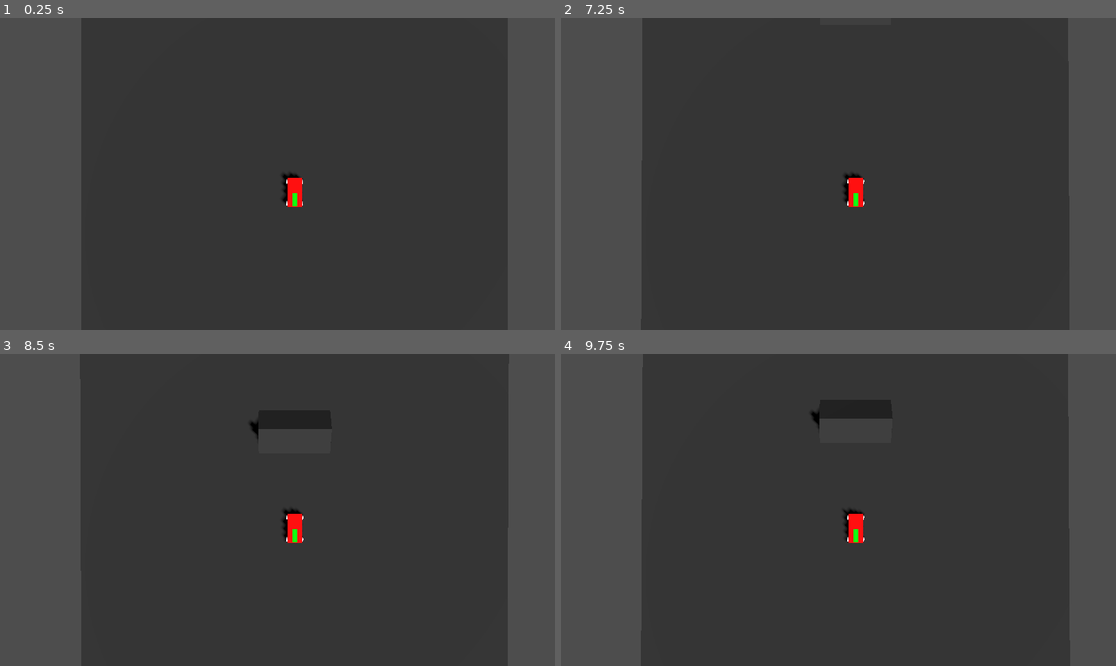
Above: before the commit, frames 1-4 (two rows, left to right).
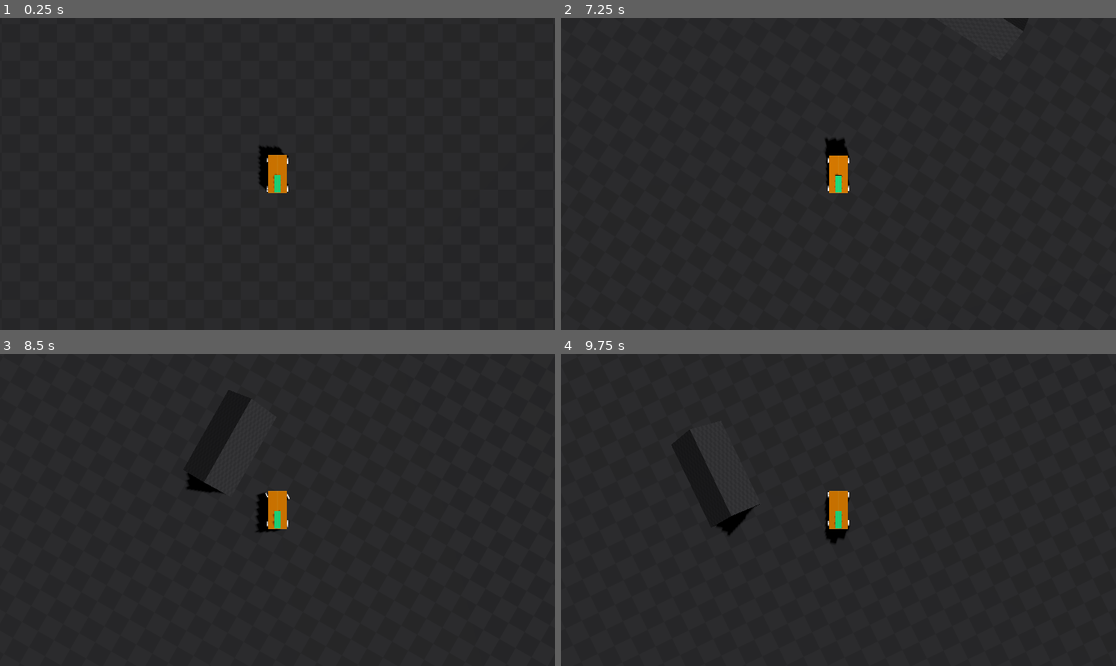
Above: after the commit, the same moments.

Repository: Blueturret/Kart_Drifting_Game
Game: Godot game, scene res://Scenes/main.tscn
Two runs of this game, one before a commit and one after it. Both use one fixed random seed, a clock stepped at 60 frames per second and the inputs below.
Inputs:
- Up to frame 1 (0.25 s): no input
- Up to frame 2 (7.25 s): hold D (TurnRight, bound only after the commit) 0.53-1.28 s; hold Space (Drift, bound only after the commit) 0.53-1.28 s; tap Enter at 1.25, 3.5, 5.75 s; hold A (TurnLeft, bound only after the commit) 1.28-2.03 s; tap S (Decelerate) at 1.35, 5.85 s; tap Space (Drift, bound only after the commit) at 1.55, 2, 2.85, 3.8, 4.35, 5, 6.05, 6.5 s; hold D (TurnRight, bound only after the commit) 2.03-2.78 s; hold Space (Drift, bound only after the commit) 2.03-2.78 s; hold W (Accelerate) 2.78-3.53 s; hold S (Decelerate) 3.53-4.28 s; hold A (TurnLeft, bound only after the commit) 3.53-5.78 s; hold Space (Drift, bound only after the commit) 5.03-5.78 s; hold D (TurnRight, bound only after the commit) 5.78-6.53 s; hold W (Accelerate) from 6.53 s (still down); hold Space (Drift, bound only after the commit) from 6.53 s (still down)
- Up to frame 3 (8.5 s): release W (Accelerate) at 7.28 s; release Space (Drift, bound only after the commit) at 7.28 s; hold D (TurnRight, bound only after the commit) 7.28-8.03 s; tap Space (Drift, bound only after the commit) at 7.35, 8.3 s; hold A (TurnLeft, bound only after the commit) from 8.03 s (still down); hold S (Decelerate) from 8.03 s (still down)
- Up to frame 4 (9.75 s): release S (Decelerate) at 8.78 s; tap Space (Drift, bound only after the commit) at 8.85 s; release A (TurnLeft, bound only after the commit) at 9.53 s; hold W (Accelerate) from 9.53 s (still down); hold Space (Drift, bound only after the commit) from 9.53 s (still down)

The runs differ from the first frame. In frame 1, 24% of the frame differs, in the area x 0-100%, y 0-100%; in frame 2, 24%; in frame 3, 26%; in frame 4, 26%.

Commit message:
Added steering and drifting to kart

Diff:
--- a/(TEMP) Debug Materials/Green.tres
+++ b/(TEMP) Debug Materials/Green.tres
@@ -1,4 +1,8 @@
 [gd_resource type="StandardMaterial3D" format=3 uid="uid://isbdqotqp8ok"]
 
+[ext_resource type="Texture2D" uid="uid://mt4tamwukpi3" path="res://(TEMP) Debug Materials/Textures/texture_02.png" id="1_uxomn"]
+
 [resource]
-albedo_color = Color(0, 1, 0, 1)
+albedo_color = Color(0.6, 0.6, 0.6, 1)
+albedo_texture = ExtResource("1_uxomn")
+metallic_specular = 0.0
--- a/(TEMP) Debug Materials/Grey.tres
+++ b/(TEMP) Debug Materials/Grey.tres
@@ -1,4 +1,9 @@
 [gd_resource type="StandardMaterial3D" format=3 uid="uid://d2ssb20fodra3"]
 
+[ext_resource type="Texture2D" uid="uid://bke03lrj25bwp" path="res://(TEMP) Debug Materials/Textures/texture_08.png" id="1_t4mjh"]
+
 [resource]
-albedo_color = Color(0.11764706, 0.11764706, 0.11764706, 1)
+albedo_color = Color(0.5211409, 0.52114046, 0.5211405, 1)
+albedo_texture = ExtResource("1_t4mjh")
+metallic_specular = 0.0
+uv1_scale = Vector3(15, 15, 15)
--- a/(TEMP) Debug Materials/Red.tres
+++ b/(TEMP) Debug Materials/Red.tres
@@ -1,4 +1,8 @@
 [gd_resource type="StandardMaterial3D" format=3 uid="uid://svybax08fit0"]
 
+[ext_resource type="Texture2D" uid="uid://cg5b0skaxyig5" path="res://(TEMP) Debug Materials/Textures/orange_02.png" id="1_7ihqc"]
+
 [resource]
-albedo_color = Color(1, 0, 0, 1)
+albedo_color = Color(0.5, 0.5, 0.5, 1)
+albedo_texture = ExtResource("1_7ihqc")
+metallic_specular = 0.0
--- /dev/null
+++ b/Scenes/FollowPlayer.gd
@@ -0,0 +1,16 @@
+extends Camera3D
+
+@export var offset := 40.0
+@export var moveSpeed := 1.5
+@export var rotationSpeed := 1.5
+@onready var kart: RigidBody3D = $"../Kart"
+
+# Called every frame. 'delta' is the elapsed time since the previous frame.
+func _process(delta: float) -> void:
+
+	global_position = global_transform.origin.move_toward(Vector3(
+			kart.global_position.x,
+			kart.global_position.y + offset,
+			kart.global_position.z), delta * moveSpeed)
+
+	global_rotation.y = rotate_toward(global_rotation.y, kart.global_rotation.y + deg_to_rad(180), delta * rotationSpeed)
--- a/Scenes/main.tscn
+++ b/Scenes/main.tscn
@@ -1,16 +1,17 @@
 [gd_scene format=3 uid="uid://ch5cqdsptxbaf"]
 
 [ext_resource type="Material" uid="uid://d2ssb20fodra3" path="res://(TEMP) Debug Materials/Grey.tres" id="1_8gbba"]
+[ext_resource type="Script" uid="uid://ds8jkuw3utkt0" path="res://Scenes/FollowPlayer.gd" id="1_21xkr"]
 [ext_resource type="Material" uid="uid://svybax08fit0" path="res://(TEMP) Debug Materials/Red.tres" id="1_bo1nx"]
 [ext_resource type="Material" uid="uid://isbdqotqp8ok" path="res://(TEMP) Debug Materials/Green.tres" id="2_8gbba"]
 [ext_resource type="Script" uid="uid://bj6w3v8rej6jv" path="res://Scripts/CarSuspension.gd" id="2_jjvhh"]
 [ext_resource type="Script" uid="uid://bukwtw131aj45" path="res://Scripts/wheel.gd" id="5_kry3j"]
 
 [sub_resource type="PlaneMesh" id="PlaneMesh_7u77a"]
-size = Vector2(60, 120)
+size = Vector2(120, 120)
 
 [sub_resource type="BoxShape3D" id="BoxShape3D_jjvhh"]
-size = Vector3(60, 0.3, 120)
+size = Vector3(120, 0.3, 120)
 
 [sub_resource type="PrismMesh" id="PrismMesh_kry3j"]
 size = Vector3(12, 3.5, 10)
@@ -19,7 +20,7 @@
 data = PackedVector3Array(0, 1.75, 5, 6, -1.75, 5, -6, -1.75, 5, 0, 1.75, -5, -6, -1.75, -5, 6, -1.75, -5, 0, 1.75, 5,  …(230 unchanged characters)…
 
 [sub_resource type="Curve" id="Curve_kry3j"]
-_data = [Vector2(0, 0.3), 0.0, 0.0, 0, 0, Vector2(0.3, 0.90000004), 0.0, 0.0, 0, 0, Vector2(0.6, 0.8), 0.0, 0.0, 0, 0, Vector2(1, 0.1), 0.0, 0.0, 0, 0]
+_data = [Vector2(0, 0.2), 0.0, 0.0, 0, 0, Vector2(0.4, 0.90000004), 0.0, 0.0, 0, 0, Vector2(0.7, 0.8), 0.0, 0.0, 0, 0, Vector2(1, 0.1), 0.0, 0.0, 0, 0]
 point_count = 4
 metadata/_snap_enabled = true
 
@@ -32,12 +33,25 @@
 [sub_resource type="BoxShape3D" id="BoxShape3D_7u77a"]
 size = Vector3(2, 0.5, 4)
 
+[sub_resource type="Curve" id="Curve_21xkr"]
+_data = [Vector2(0, 0.9999999), 0.0, 0.0, 0, 0, Vector2(0.5, 0.85), 0.0, 0.0, 0, 0, Vector2(1, 0.1), 0.0, 0.0, 0, 0]
+point_count = 3
+metadata/_snap_count = 20
+metadata/_snap_enabled = true
+
 [sub_resource type="CylinderMesh" id="CylinderMesh_jjvhh"]
 top_radius = 0.4
 bottom_radius = 0.4
 height = 0.15
 
 [node name="Main" type="Node3D" unique_id=759719230]
+
+[node name="Camera3D" type="Camera3D" parent="." unique_id=1901270284]
+transform = Transform3D(-1, 8.742278e-08, 3.821371e-15, 0, -4.371139e-08, 1, 8.742278e-08, 1, 4.371139e-08, 3.3881318e-21, 38.636124, -1.6333152e-06)
+fov = 45.0
+script = ExtResource("1_21xkr")
+moveSpeed = 28.0
+rotationSpeed = 3.0
 
 [node name="DirectionalLight3D" type="DirectionalLight3D" parent="." unique_id=761540082]
 transform = Transform3D(-0.67421114, 0.42148158, -0.6064592, 0.060712084, 0.850012, 0.52325314, 0.73603904, 0.31596366, -0.5986765, -17.210289, 27.903875, -37.222466)
@@ -73,14 +87,11 @@
 [node name="Kart" type="RigidBody3D" parent="." unique_id=1636508589 node_paths=PackedStringArray("wheels")]
 transform = Transform3D(1, 0, 0, 0, 1, 0, 0, 0, 1, 0, 1.2702271, 0)
 mass = 50.0
+linear_damp_mode = 1
 script = ExtResource("2_jjvhh")
 wheels = [NodePath("WheelFL"), NodePath("WheelRL"), NodePath("WheelFR"), NodePath("WheelRR")]
-acceleration = 1000.0
+acceleration = 3000.0
 accelerationCurve = SubResource("Curve_kry3j")
-
-[node name="Camera3D" type="Camera3D" parent="Kart" unique_id=1901270284]
-transform = Transform3D(-1, 8.742278e-08, 0, 3.821371e-15, 4.371139e-08, 1, 8.742278e-08, 1, -4.371139e-08, 2.3784528, 51.939354, 2.4879253)
-fov = 45.0
 
 [node name="Car Placeholder" type="MeshInstance3D" parent="Kart" unique_id=1411333018]
 material_override = ExtResource("1_bo1nx")
@@ -100,6 +111,8 @@
 script = ExtResource("5_kry3j")
 springStrength = 4700.0
 springDamping = 110.0
+overExtend = 0.08
+gripCurve = SubResource("Curve_21xkr")
 
 [node name="Wheel" type="MeshInstance3D" parent="Kart/WheelFL" unique_id=1726434588]
 transform = Transform3D(-4.371139e-08, 1, 0, -1, -4.371139e-08, 0, 0, 0, 1, 0, -0.5, 0)
@@ -111,6 +124,8 @@
 script = ExtResource("5_kry3j")
 springStrength = 4700.0
 springDamping = 110.0
+overExtend = 0.08
+gripCurve = SubResource("Curve_21xkr")
 
 [node name="Wheel" type="MeshInstance3D" parent="Kart/WheelFR" unique_id=959280416]
 transform = Transform3D(-4.371139e-08, 1, 0, -1, -4.371139e-08, 0, 0, 0, 1, 0, -0.5, 0)
@@ -122,7 +137,9 @@
 script = ExtResource("5_kry3j")
 springStrength = 4700.0
 springDamping = 110.0
+overExtend = 0.08
 isMotor = true
+gripCurve = SubResource("Curve_21xkr")
 
 [node name="Wheel" type="MeshInstance3D" parent="Kart/WheelRL" unique_id=610838754]
 transform = Transform3D(-4.371139e-08, 1, 0, -1, -4.371139e-08, 0, 0, 0, 1, 0, -0.5, 0)
@@ -134,7 +151,9 @@
 script = ExtResource("5_kry3j")
 springStrength = 4700.0
 springDamping = 110.0
+overExtend = 0.08
 isMotor = true
+gripCurve = SubResource("Curve_21xkr")
 
 [node name="Wheel" type="MeshInstance3D" parent="Kart/WheelRR" unique_id=1928537455]
 transform = Transform3D(-4.371139e-08, 1, 0, -1, -4.371139e-08, 0, 0, 0, 1, 0, -0.5, 0)
--- a/Scripts/CarSuspension.gd
+++ b/Scripts/CarSuspension.gd
@@ -7,12 +7,19 @@
 @export_category("Car Properties")
 @export var acceleration := 600.0
 @export var accelerationCurve : Curve
-@export var deceleration := 200.0
 @export var maxSpeed := 20.0
+@export var tireTurnSpeed := 2.0
+@export var tireMaxRotation := 25.0
+
 var motorInput := 0
+var isDrifting := false
+var isSlipping := false
 
 # Input detection
 func _unhandled_input(event: InputEvent) -> void:
+
+	if(event.is_action_pressed("Drift")): isDrifting = true ; isSlipping = true
+	elif(event.is_action_released("Drift")): isDrifting = false
 
 	if(event.is_action_pressed("Accelerate")): motorInput = 1
 	elif(event.is_action_released("Accelerate")): motorInput = 0
@@ -22,15 +29,17 @@
 
 func _physics_process(delta: float) -> void:
 
-	var isGrounded := false
+	BasicSteeringRotation(delta)
 
 	# Suspension and acceleration calculation for each while every physics frame
+	var isGrounded := false
 	for wheel in wheels:
 
-		if(wheel.is_colliding()): isGrounded = true
+		if(wheel.is_colliding()): isGrounded = true # Ground check
 		wheel.force_raycast_update()
 		DoSingleWheelSuspension(wheel)
 		DoSingleWheelAcceleration(wheel)
+		DoSingleWheelTraction(wheel)
 
 	# Prevent flipping by lowering center of mass when not grounded
 	if (isGrounded): center_of_mass = Vector3.ZERO
@@ -41,13 +50,59 @@
 func _get_point_velocity(point: Vector3) -> Vector3:
 	return linear_velocity + angular_velocity.cross(point - global_position)
 
+func BasicSteeringRotation(delta: float) -> void:
+
+	var turnInput = Input.get_axis("TurnRight", "TurnLeft") * tireTurnSpeed
+
+	if turnInput:
+
+		$WheelFL.rotation.y = clampf($WheelFL.rotation.y + turnInput * delta,
+			deg_to_rad(-tireMaxRotation), deg_to_rad(tireMaxRotation))
+		$WheelFR.rotation.y = clampf($WheelFL.rotation.y + turnInput * delta,
+			deg_to_rad(-tireMaxRotation), deg_to_rad(tireMaxRotation))
+	else:
+
+		$WheelFL.rotation.y = move_toward($WheelFL.rotation.y, 0, tireTurnSpeed * delta)
+		$WheelFR.rotation.y = move_toward($WheelFL.rotation.y, 0, tireTurnSpeed * delta)
+
+func DoSingleWheelTraction(ray: RaycastWheel) -> void:
+
+	if(not ray.is_colliding()): return
+
+	# Handle turning
+	var sideDirection := ray.global_basis.x
+	var tireVelocity := _get_point_velocity(ray.wheel.global_position)
+	var steeringVelocityX := sideDirection.dot(tireVelocity)
+
+	var gripFactor := absf(steeringVelocityX / tireVelocity.length())
+	var xTraction := ray.gripCurve.sample_baked(gripFactor)
+
+	# Handle slipping
+	if not isDrifting and gripFactor < 0.2: isSlipping = false
+
+	# Handle drifting
+	if isDrifting: xTraction = 0.08
+	elif isSlipping: xTraction = 0.1
+
+	var gravity : float = ProjectSettings.get_setting("physics/3d/default_gravity")
+	var xForce := -global_basis.x * steeringVelocityX * xTraction * ((mass * gravity)/4)
+
+	# Traction
+	var forwardVelocity := -ray.global_basis.z.dot(tireVelocity)
+	var zTraction := 0.05
+	var zForce := global_basis.z * forwardVelocity * zTraction * ((mass * gravity)/4)
+
+	var forcePosition := ray.wheel.global_position - global_position
+	apply_force(xForce, forcePosition)
+	apply_force(zForce, forcePosition)
+
 func DoSingleWheelAcceleration(ray: RaycastWheel) -> void:
 
 	var forward := ray.global_basis.z
 	var velocity := forward.dot(linear_velocity)
 
 	# Wheels rotation
-	ray.wheel.rotate_x(-velocity * get_process_delta_time() * 2 * PI * ray.wheelRadius)
+	ray.wheel.rotate_x((-velocity * get_process_delta_time()) / ray.wheelRadius)
 
 	if(ray.is_colliding() and ray.isMotor):
 
@@ -61,9 +116,6 @@
 		# Apply forces
 		if(motorInput):
 			apply_force(forceVector, forceOffset)
-		elif abs(velocity) > 0.05: # Deceleration when not pressing keys
-			forceVector = -global_basis.z * deceleration * signf(velocity)
-			apply_force(forceVector, forceOffset)
 
 func DoSingleWheelSuspension(ray: RaycastWheel) -> void:
 
@@ -75,7 +127,7 @@
 		# Formula variables
 		var contact := ray.get_collision_point()
 		var springUpDir := ray.global_transform.basis.y
-		var springLength := ray.global_position.distance_to(contact) - ray.wheelRadius
+		var springLength := maxf(0.0, ray.global_position.distance_to(contact) - ray.wheelRadius)
 		var offset := ray.restDistance - springLength
 
 		# Move wheel model
--- a/Scripts/wheel.gd
+++ b/Scripts/wheel.gd
@@ -14,3 +14,5 @@
 
 @onready var wheel : Node3D = get_child(0)
 @export var wheelRadius := 0.4
+
+@export var gripCurve : Curve
--- a/project.godot
+++ b/project.godot
@@ -33,6 +33,23 @@
 , Object(InputEventKey,"resource_local_to_scene":false,"resource_name":"","device":-1,"window_id":0,"alt_pressed":false …(186 unchanged characters)…
 ]
 }
+TurnRight={
+"deadzone": 0.2,
+"events": [Object(InputEventKey,"resource_local_to_scene":false,"resource_name":"","device":-1,"window_id":0,"alt_pressed":false,"shift_pressed":false,"ctrl_pressed":false,"meta_pressed":false,"pressed":false,"keycode":0,"physical_keycode":68,"key_label":0,"unicode":100,"location":0,"echo":false,"script":null)
+, Object(InputEventKey,"resource_local_to_scene":false,"resource_name":"","device":-1,"window_id":0,"alt_pressed":false,"shift_pressed":false,"ctrl_pressed":false,"meta_pressed":false,"pressed":false,"keycode":0,"physical_keycode":4194321,"key_label":0,"unicode":0,"location":0,"echo":false,"script":null)
+]
+}
+TurnLeft={
+"deadzone": 0.2,
+"events": [Object(InputEventKey,"resource_local_to_scene":false,"resource_name":"","device":-1,"window_id":0,"alt_pressed":false,"shift_pressed":false,"ctrl_pressed":false,"meta_pressed":false,"pressed":false,"keycode":0,"physical_keycode":65,"key_label":0,"unicode":113,"location":0,"echo":false,"script":null)
+, Object(InputEventKey,"resource_local_to_scene":false,"resource_name":"","device":-1,"window_id":0,"alt_pressed":false,"shift_pressed":false,"ctrl_pressed":false,"meta_pressed":false,"pressed":false,"keycode":0,"physical_keycode":4194319,"key_label":0,"unicode":0,"location":0,"echo":false,"script":null)
+]
+}
+Drift={
+"deadzone": 0.2,
+"events": [Object(InputEventKey,"resource_local_to_scene":false,"resource_name":"","device":-1,"window_id":0,"alt_pressed":false,"shift_pressed":false,"ctrl_pressed":false,"meta_pressed":false,"pressed":false,"keycode":0,"physical_keycode":32,"key_label":0,"unicode":32,"location":0,"echo":false,"script":null)
+]
+}
 
 [physics]
 
Binary file added: (TEMP) Debug Materials/Textures/orange_02.png
Not shown, added: (TEMP) Debug Materials/Textures/orange_02.png.import
Binary file added: (TEMP) Debug Materials/Textures/texture_02.png
Not shown, added: (TEMP) Debug Materials/Textures/texture_02.png.import
Binary file added: (TEMP) Debug Materials/Textures/texture_08.png
Not shown, added: (TEMP) Debug Materials/Textures/texture_08.png.import
Not shown, added: Scenes/FollowPlayer.gd.uid
